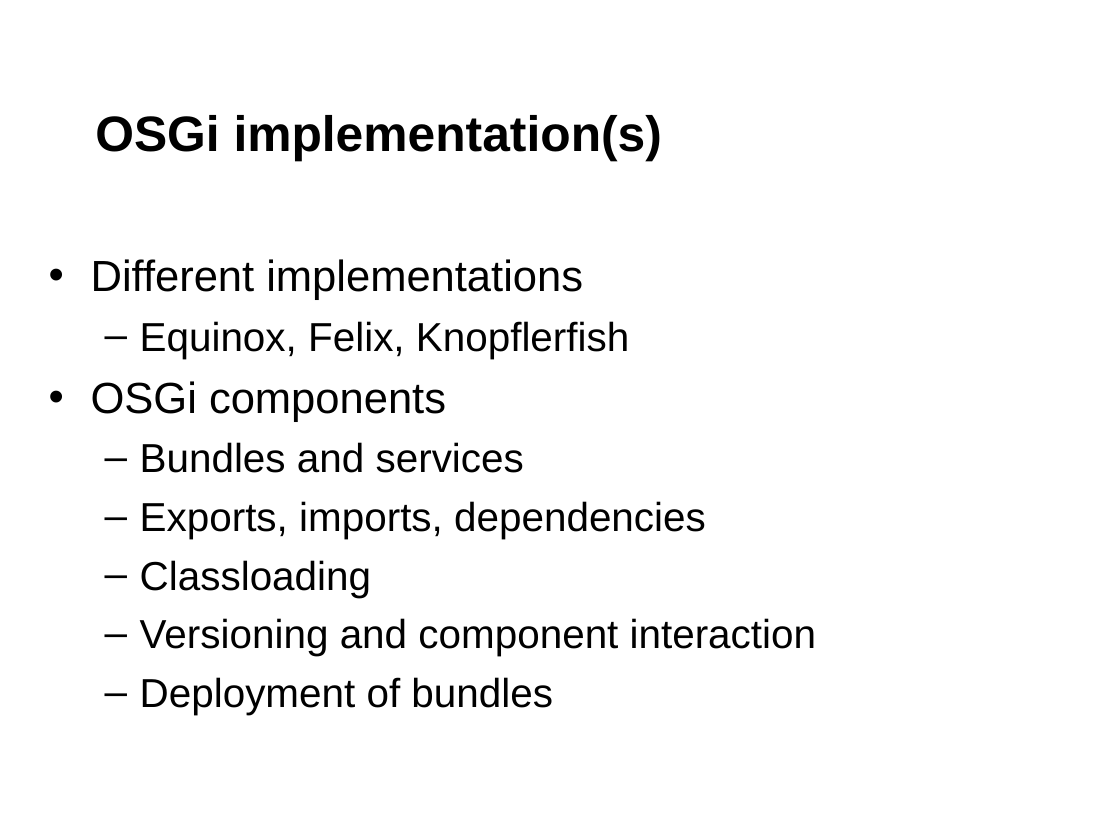
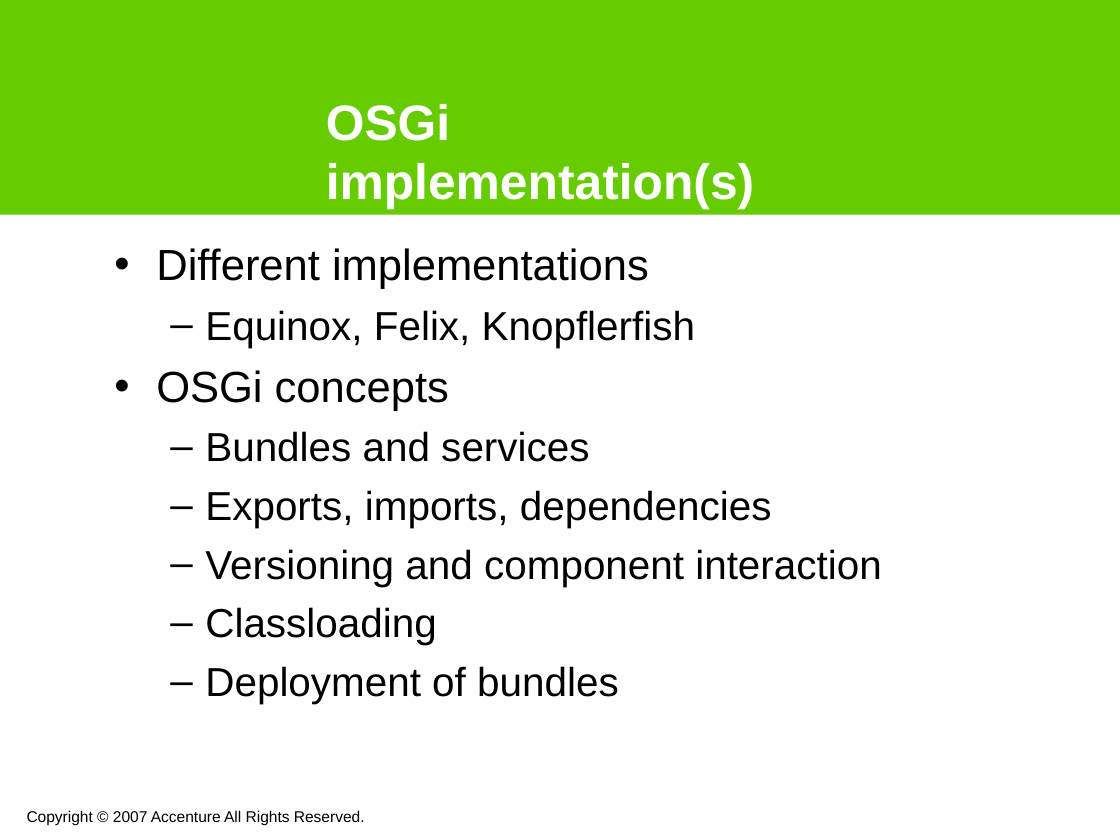
Before and after one commit to noushadali/osgi-samples, a slide deck: slide 9 of congress-registration/documentation/Webservice versioning using osgi.ppt. Drawn at 1120x840 pixels with LibreOffice and Linux fonts; fonts in the diff are those of the drawing; background and template pictures are left out. Boxes give left, top, right and bottom in pixels: in the first picture for what was removed or moved away, otherwise in the second. Text is boxed around its words. In the diff, an @@ line names an element or a change of style, - is before the commit and + after.

```diff
--- a/congress-registration/documentation/Webservice versioning using osgi.ppt
+++ b/congress-registration/documentation/Webservice versioning using osgi.ppt
@@ rectangle added at (0,0,1120,215), fill #66CC00 @@
@@ title "OSGi implementation(s)": place and size @@
-title "OSGi implementation(s)" at (95,115,662,161)
+title "OSGi implementation(s)" at (326,104,754,210)
@@ title "OSGi implementation(s)" at (326,104,754,210): text colour #000000 to #FFFFFF @@
@@ text "Different implementations": place and size @@
-text "Different implementations" at (91,259,816,715)
+text "Different implementations" at (156,248,881,704)
@@ text at (156,370,449,411): text changed @@
-• OSGi components
+• OSGi concepts
@@ text at (205,549,881,587): paragraph added @@
+  – Versioning and component interaction
@@ text at (140,618,816,656): paragraph removed @@
-  – Versioning and component interaction
@@ text added at (27,810,365,825), 10 pt, text #000000 @@
+Copyright © 2007 Accenture All Rights Reserved.
```
Also in this commit, not shown: 13 other slides changed, 2 slides added, 1 slide removed.
